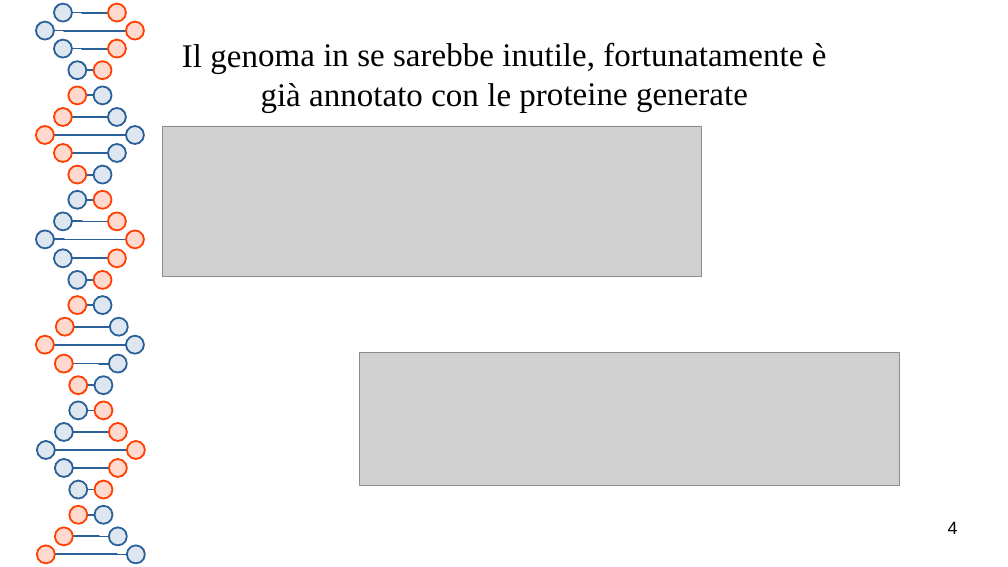
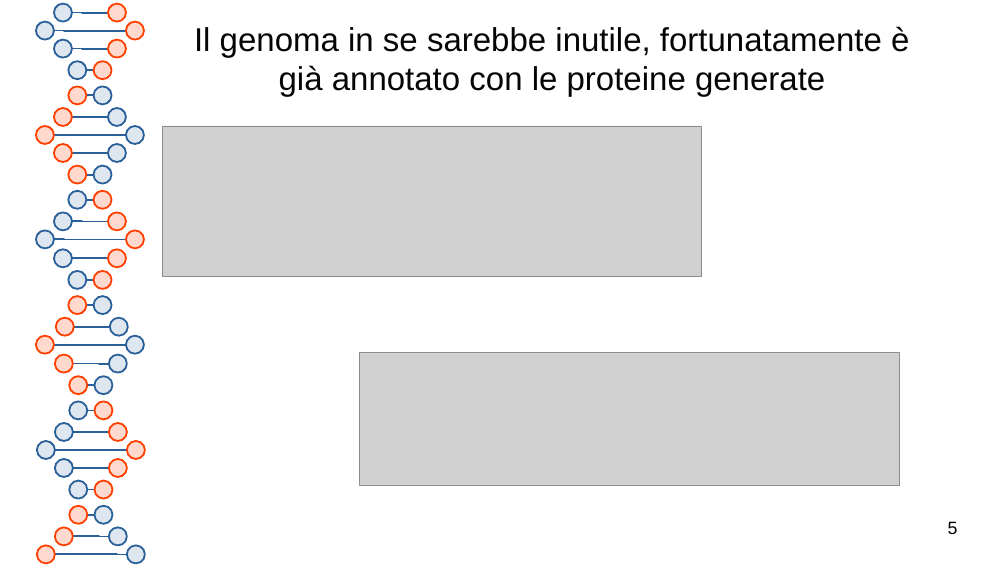
Before and after one commit to MT886505/IA-2022-2023, a slide deck: slide 5 of MT886505.odp (slide 4 before the commit). Drawn at 1008x567 pixels with LibreOffice and Linux fonts; fonts in the diff are those of the drawing; grey boxes stand for pictures. Boxes give left, top, right and bottom in pixels: in the first picture for what was removed or moved away, otherwise in the second. Text is boxed around its words. In the diff, an @@ line names an element or a change of style, - is before the commit and + after.

```diff
--- a/MT886505.odp
+++ b/MT886505.odp
@@ text "Il genoma in se sarebbe ...": place and size @@
-text "Il genoma in se sarebbe ..." at [182,42,827,113]
+text "Il genoma in se sarebbe ..." at [194,26,909,97]
@@ text "Il genoma in se sarebbe ..." at [194,26,909,97]: font Times New Roman to Arial, text colour #000000 to #050505; indent changed; more space between paragraphs; vertical alignment middle to top; rotation 359 to 0 degrees @@
@@ page number at [948,521,958,534]: text changed @@
-4
+5
```
Also in this commit, not shown: 7 other slides changed, 3 slides added, 1 other file.
